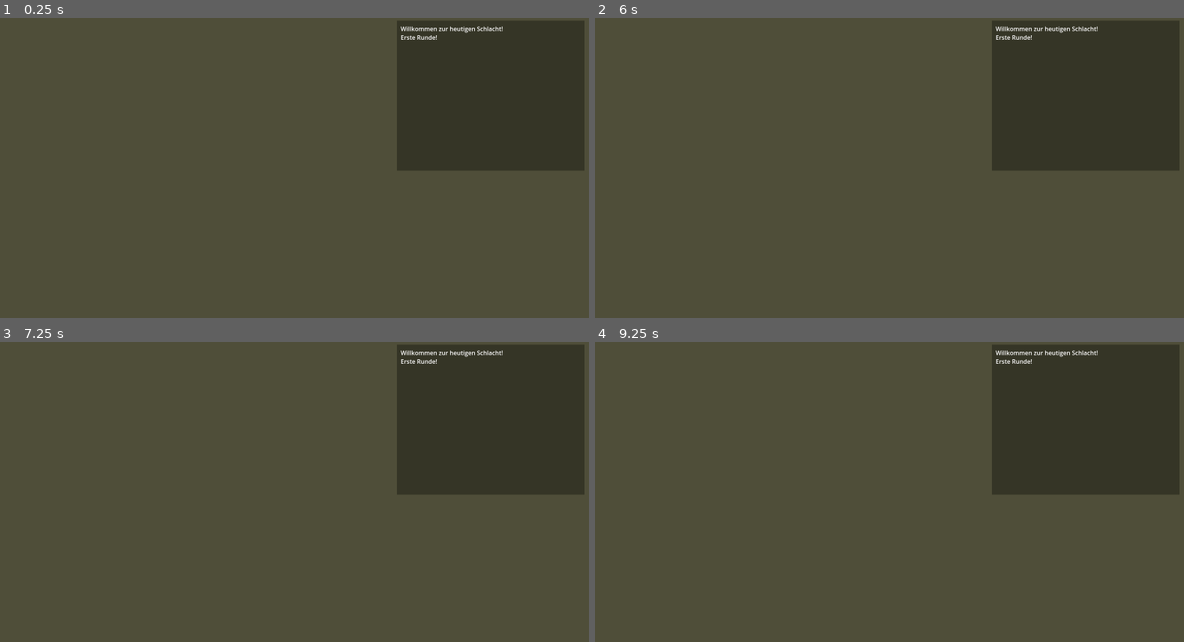
Above: before the commit, frames 1-4 (two rows, left to right).
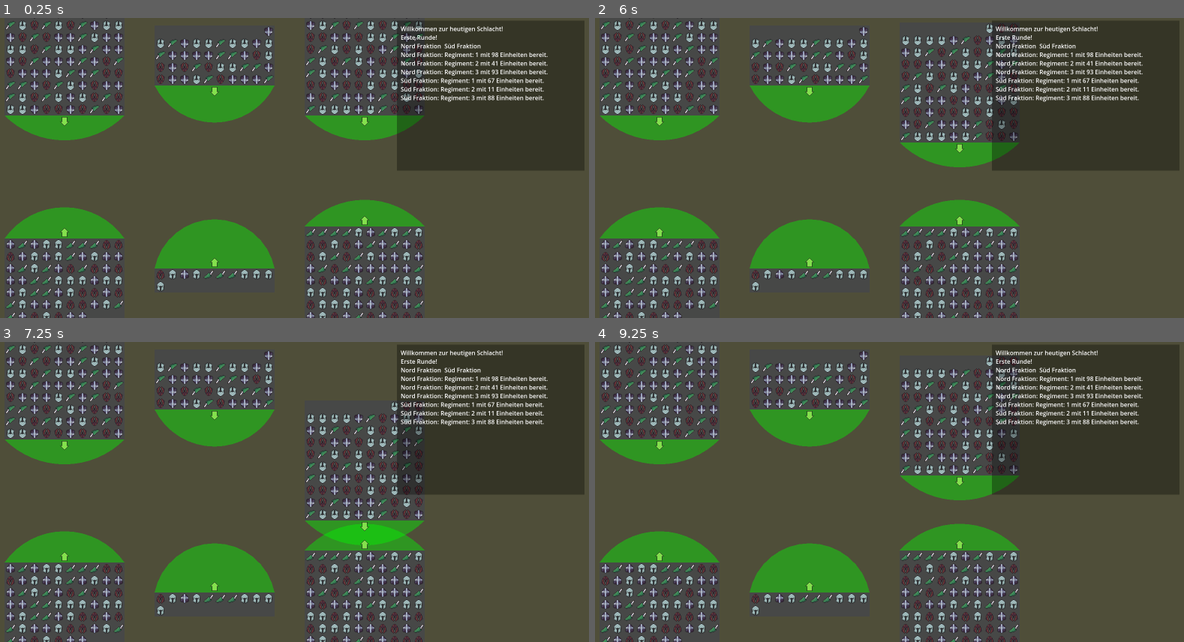
Above: after the commit, the same moments.

Repository: cjanta/RectsGodot
Game: Godot game, scene res://root.tscn
Two runs of this game, one before a commit and one after it. Both use one fixed random seed, a clock stepped at 60 frames per second and the inputs below.
Inputs (mouse positions are in pixels of both pictures, inside the frame that each line leads up to):
- Up to frame 1 (0.25 s): no input
- Up to frame 2 (6 s): tap Enter at 0.5, 2, 3.5 s; move the mouse to (854, 228) at 0.52 s; tap Space (Spacebar) at 0.6, 1.25, 2.1, 2.75, 3.6, 4.25, 5.1 s; click (854, 228) at 0.67 s; drag from (1066, 213) to (854, 228) at 1.27 s; move the mouse to (706, 123) at 2.02 s; click (706, 123) at 2.17 s; drag from (913, 168) to (706, 123) at 2.77 s; move the mouse to (795, 93) at 3.52 s; click (795, 93) at 3.67 s; drag from (1019, 153) to (795, 93) at 4.27 s; move the mouse to (765, 183) at 5.02 s; click (765, 183) at 5.17 s; drag from (942, 102) to (765, 183) at 5.77 s
- Up to frame 3 (7.25 s): move the mouse to (259, 552) at 6.52 s; tap Space (Spacebar) at 6.6 s; click (259, 552) at 6.67 s
- Up to frame 4 (9.25 s): drag from (1066, 537) to (854, 552) at 7.27 s; move the mouse to (706, 447) at 8.02 s; tap Space (Spacebar) at 8.1 s; click (706, 447) at 8.17 s; drag from (913, 492) to (706, 447) at 8.77 s

The runs differ from the first frame. In frame 1, 20% of the frame differs, in the area x 0-93%, y 0-100%; in frame 2, 21%; in frame 3, 20%; in frame 4, 21%.
Error before the commit: Invalid call. Nonexistent function 'setup' in base 'Node2D (Factions)'. (res://Factions.gd:15)

Commit message:
++

Diff:
--- a/Faction_Unit.gd
+++ b/Faction_Unit.gd
@@ -2,7 +2,7 @@
 extends Node2D
 
 @export var unit_ident : Faction_Unit_Ident = null
-@onready var faction_unit_ident_preload = preload("res://faction_unit_ident.tscn")
+@onready var faction_unit_ident_preload = load("res://faction_unit_ident.tscn")
 var session : Game_Session
 
 func _ready():
--- a/Factions.gd
+++ b/Factions.gd
@@ -2,16 +2,17 @@
 extends Node2D
 
 @export var all_factions : Array[Faction] = []
-@onready var faction_preload = preload("res://faction_scene.tscn")
+@onready var faction_preload
 @onready var gui : GUI_Log = $"../GUI_LOG" as GUI_Log
 
 
 func _ready():
+	faction_preload = load("res://faction_scene.tscn")
 	create_faction("Nord Fraktion", Vector2.DOWN)
 	create_faction("Süd Fraktion", Vector2.UP)
 
 func create_faction(faction_name : String, start_direction : Vector2):
-	var faction = faction_preload.instantiate()
+	var faction = faction_preload.instantiate() as Faction
 	faction.setup(faction_name,start_direction)
 	all_factions.append(faction)
 	add_child(faction)
--- a/faction_scene.tscn
+++ b/faction_scene.tscn
@@ -1,6 +1,6 @@
 [gd_scene load_steps=2 format=3 uid="uid://dr5p0etc6dvkf"]
 
-[ext_resource type="Script" path="res://Factions.gd" id="1_lfnjv"]
+[ext_resource type="Script" path="res://Faction.gd" id="1_go4sf"]
 
 [node name="Faction_scene" type="Node2D"]
-script = ExtResource("1_lfnjv")
+script = ExtResource("1_go4sf")
